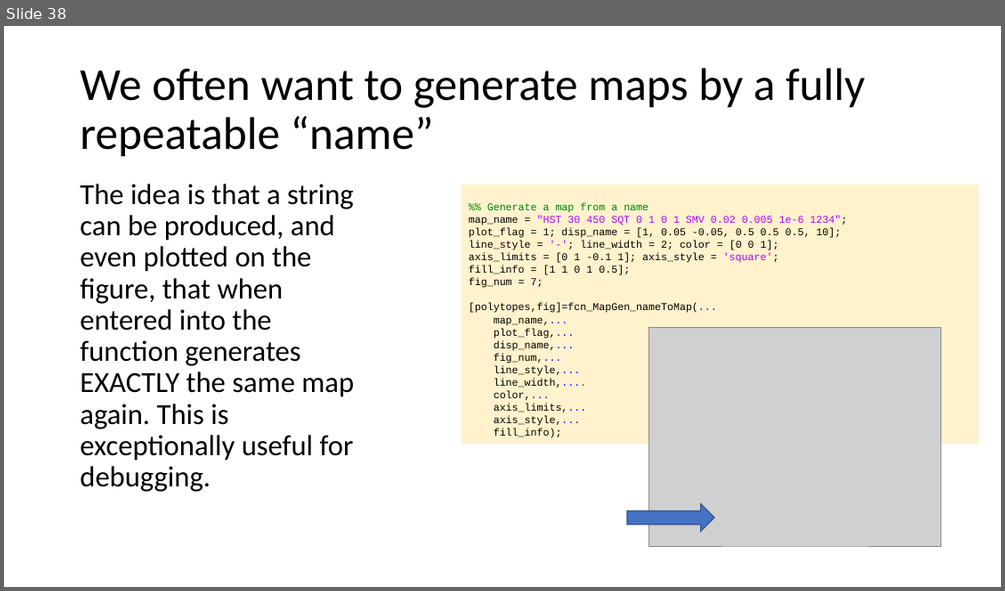
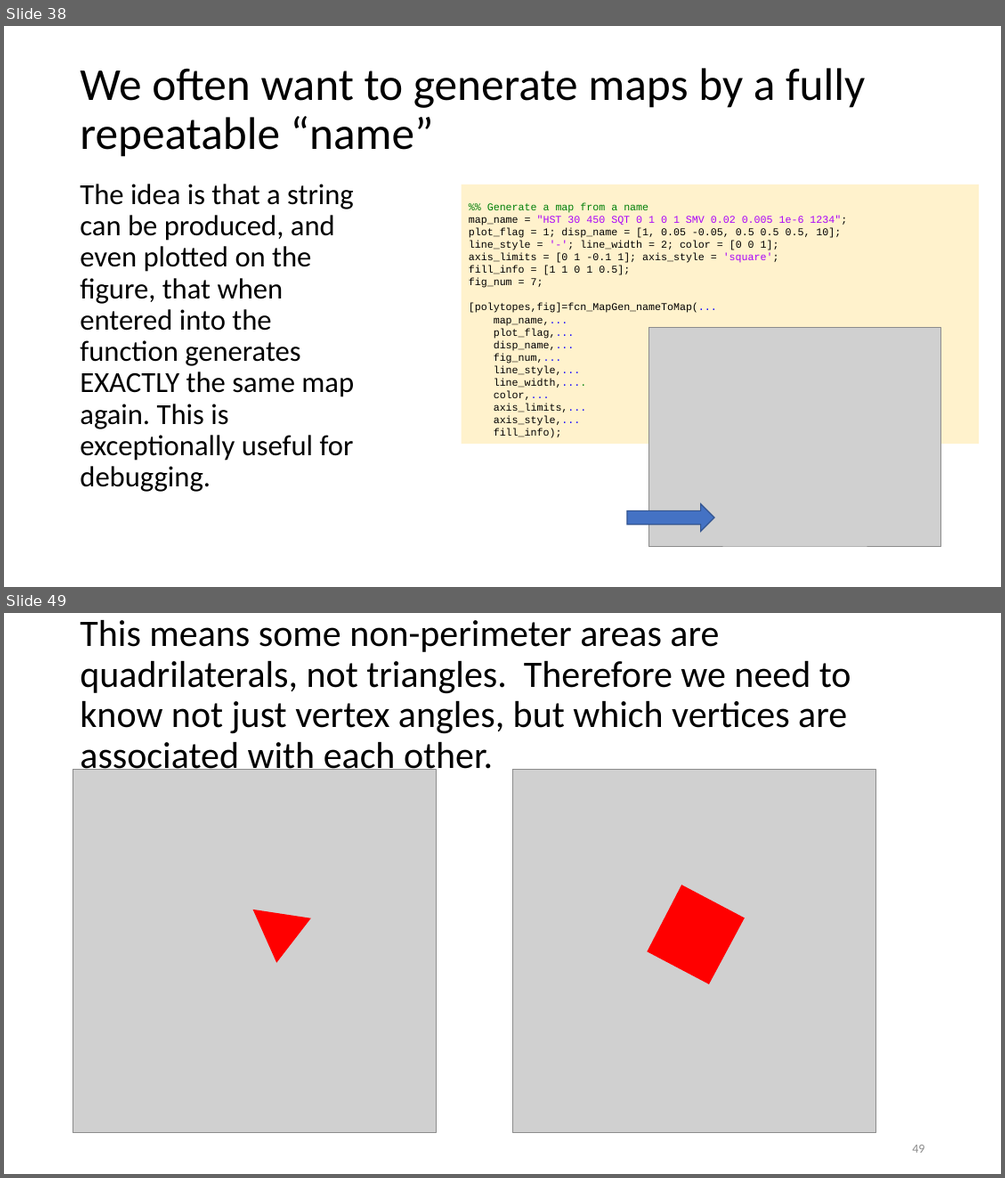
Before and after one commit to ivsg-psu/PathPlanning_MapTools_MapGenClassLibrary, a slide deck: Documents/MapGenClassLibrary.pptx. Shown one above the other, each under a label of ours: slide 38 before the commit, slides 38 and 49 after it; the slides between them are not shown. The pictures are 1005x591 and 1005x1178 pixels, drawn with LibreOffice and Linux fonts; fonts in the diff are those of the drawing; grey boxes stand for pictures. Boxes give left, top, right and bottom in pixels: in the first picture for what was removed or moved away, otherwise in the second. Text is boxed around its words. In the diff, an @@ line names an element or a change of style, - is before the commit and + after.

```diff
--- a/Documents/MapGenClassLibrary.pptx
+++ b/Documents/MapGenClassLibrary.pptx
@@ slide 49 added at [4,613,1001,1174], background #FFFFFF @@
@@ title added at [80,620,851,777], 36 pt, text #000000 @@
+This means some non-perimeter areas are quadrilaterals, not triangles. Therefore we need to know not just vertex angles, but which vertices are associated with each other.
@@ picture added at [73,770,437,1133] @@
@@ picture added at [513,770,877,1133] @@
@@ trapezoid added at [647,885,744,985], fill #FF0000 @@
@@ triangle added at [247,910,310,966], fill #FF0000, outline #FF0000 1 pt @@
@@ page number added at [912,1144,924,1152], 12 pt, text #8C8C8C @@
+49
```
Also in this commit, not shown: 18 other slides added, 3 other files.
